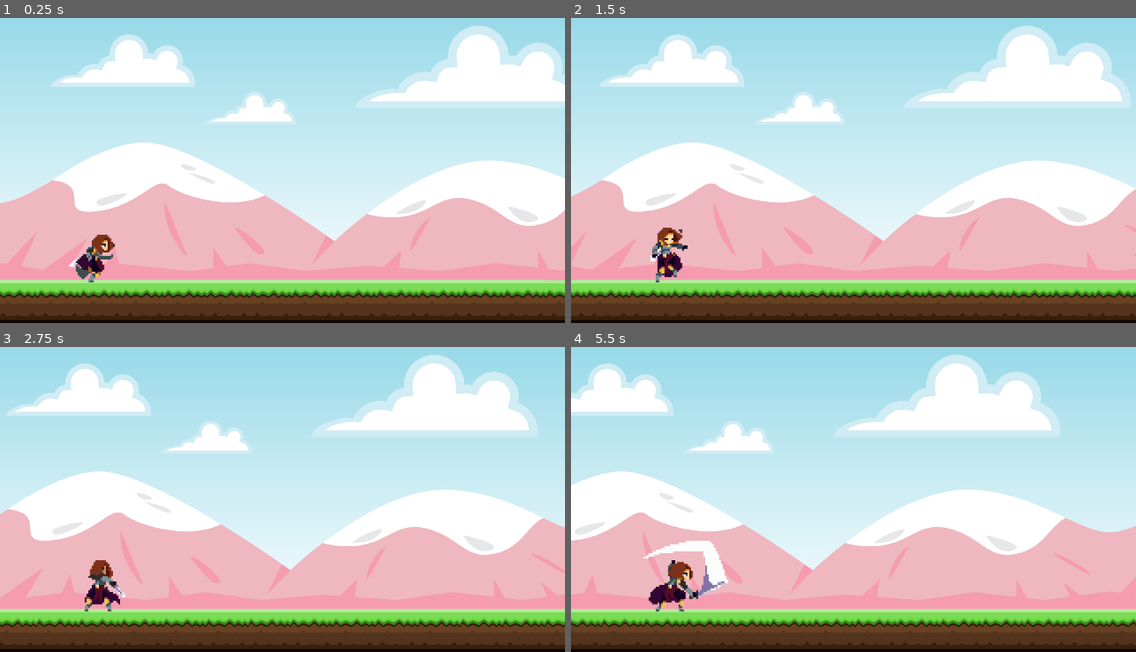
Above: before the commit, frames 1-4 (two rows, left to right).
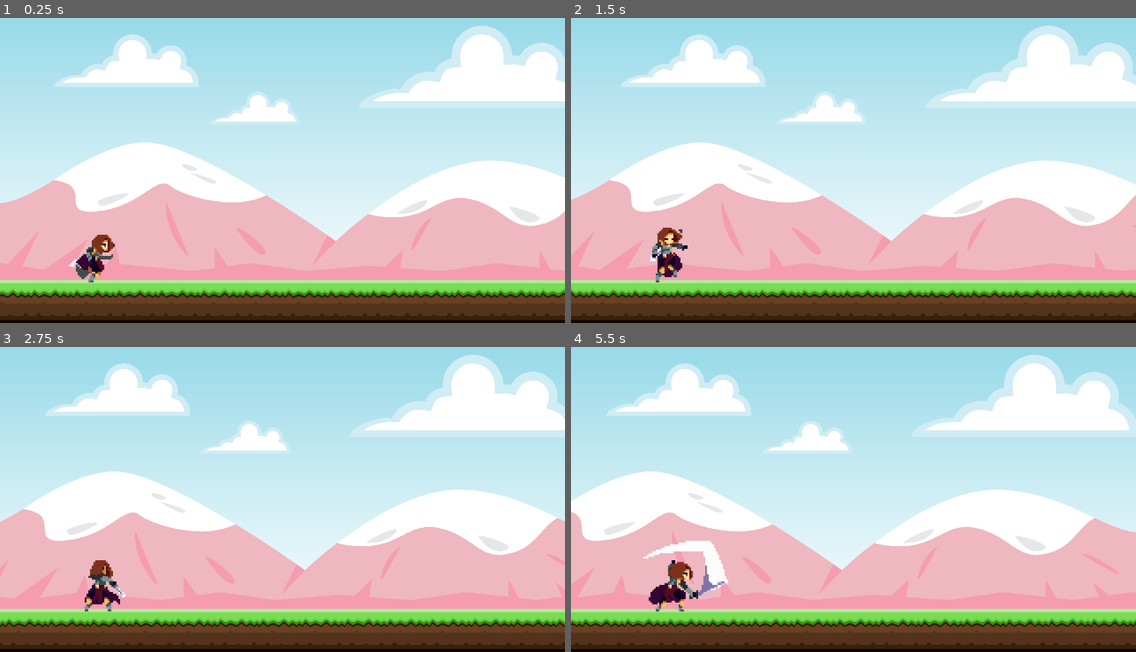
Above: after the commit, the same moments.

Repository: AllanSechrist/OneButtonCombo
Game: Godot game, scene res://scenes/levels/sandbox.tscn
The game is run twice, just before and just after one commit, with the same random seed, the same clock (stepped at 60 frames per second) and the same inputs. The project has no main scene, so this scene is started directly.
Inputs (mouse positions are in pixels of both pictures, inside the frame that each line leads up to):
- Up to frame 1 (0.25 s): no input
- Up to frame 2 (1.5 s): move the mouse to (977, 149) at 0.52 s; press the mouse at (977, 149) at 0.53 s; move the mouse to (740, 179) at 1.27 s; release the mouse at (740, 179) at 1.28 s; tap 1 (hit) at 1.35 s
- Up to frame 3 (2.75 s): move the mouse to (339, 423) at 2.02 s; press the mouse at (339, 423) at 2.03 s
- Up to frame 4 (5.5 s): move the mouse to (825, 557) at 2.77 s; release the mouse at (825, 557) at 2.78 s; tap 1 (hit) at 2.85, 4.35 s; move the mouse to (1023, 542) at 3.52 s; press the mouse at (1023, 542) at 3.53 s; move the mouse to (684, 444) at 4.27 s; release the mouse at (684, 444) at 4.28 s; move the mouse to (881, 493) at 5.02 s; press the mouse at (881, 493) at 5.03 s

The runs differ from the first frame. In frame 1, 3.3% of the frame differs, in the area x 0-100%, y 2-98%; in frame 2, 11%; in frame 3, 16%; in frame 4, 22%.

Commit message:
refactor parallax background: sky, mountians, and ground all move a different speeds.

Diff:
--- a/scenes/levels/sandbox.tscn
+++ b/scenes/levels/sandbox.tscn
@@ -3,17 +3,38 @@
 [ext_resource type="Script" uid="uid://bqkeq41h8oc4u" path="res://scenes/managers/game/game_manager.gd" id="1_6ivci"]
 [ext_resource type="Script" uid="uid://du7dj4qmge6ef" path="res://scripts/parallax/parallax_2d.gd" id="2_a64th"]
 [ext_resource type="PackedScene" uid="uid://yrpvla2c5aw7" path="res://scenes/player/player.tscn" id="2_h320y"]
-[ext_resource type="Texture2D" uid="uid://d2l5454g00f2v" path="res://assets/world/Full-Background.png" id="3_b4sxl"]
+[ext_resource type="Texture2D" uid="uid://dvqx3ap7cem4r" path="res://assets/world/layer-2-mountain.png" id="3_b4sxl"]
+[ext_resource type="Texture2D" uid="uid://c0k4vi8psd3xs" path="res://assets/world/layer-1-sky.png" id="3_ea3gy"]
+[ext_resource type="Texture2D" uid="uid://b7tfnf57fjd70" path="res://assets/world/layer-3-ground.png" id="3_qm7gn"]
 [ext_resource type="PackedScene" uid="uid://shk502x64fuj" path="res://scenes/managers/enemy/enemy_manager.tscn" id="3_xf1sy"]
 
 [node name="Sandbox" type="Node2D" unique_id=1408463756]
 script = ExtResource("1_6ivci")
 
-[node name="Parallax2D" type="Parallax2D" parent="." unique_id=340998372]
+[node name="Parallax" type="Node2D" parent="." unique_id=1436763302]
+
+[node name="SkyParallax" type="Parallax2D" parent="Parallax" unique_id=1311169441]
+scroll_scale = Vector2(1.5, 1.5)
 script = ExtResource("2_a64th")
+scroll_speed = Vector2(-2, 0)
 
-[node name="Background" type="Sprite2D" parent="Parallax2D" unique_id=1083568278]
+[node name="Background" type="Sprite2D" parent="Parallax/SkyParallax" unique_id=55513534]
+texture = ExtResource("3_ea3gy")
+
+[node name="MountainParallax" type="Parallax2D" parent="Parallax" unique_id=340998372]
+script = ExtResource("2_a64th")
+scroll_speed = Vector2(-7, 0)
+
+[node name="Background" type="Sprite2D" parent="Parallax/MountainParallax" unique_id=1083568278]
 texture = ExtResource("3_b4sxl")
+
+[node name="GroundParallax" type="Parallax2D" parent="Parallax" unique_id=1044541787]
+scroll_scale = Vector2(1.5, 1.5)
+script = ExtResource("2_a64th")
+scroll_speed = Vector2(-25, 0)
+
+[node name="Background" type="Sprite2D" parent="Parallax/GroundParallax" unique_id=1907613168]
+texture = ExtResource("3_qm7gn")
 
 [node name="Player" parent="." unique_id=2080558141 instance=ExtResource("2_h320y")]
 position = Vector2(60, 136)
--- a/scripts/parallax/parallax_2d.gd
+++ b/scripts/parallax/parallax_2d.gd
@@ -1,6 +1,8 @@
 extends Parallax2D
 
 @onready var background: Sprite2D = $Background
+
+@export var scroll_speed := Vector2(-10, 0)
 
 func _ready() -> void:
 	background.centered = false
@@ -16,4 +18,4 @@
 	repeat_size = Vector2(scaled_width, 0)
 	repeat_times = int(ceil(viewport_size.x / scaled_width)) + 2
 
-	autoscroll = Vector2(-10, 0)
+	autoscroll = scroll_speed
Binary file added: assets/world/layer-1-sky.png
Not shown, added: assets/world/layer-1-sky.png.import
Binary file added: assets/world/layer-2-mountain.png
Not shown, added: assets/world/layer-2-mountain.png.import
Binary file added: assets/world/layer-3-ground.png
Not shown, added: assets/world/layer-3-ground.png.import
